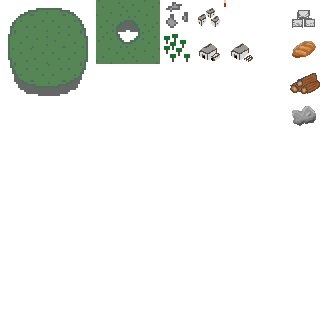
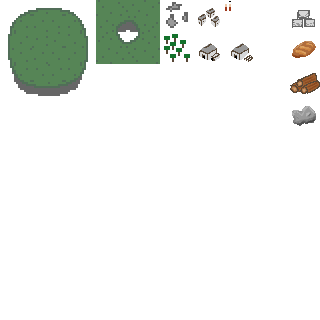
Comparing the layer stacks of the two 320x320 images. Changes:
added layer "Pasted Layer copy #1" above "Pasted Layer copy" over left=229, top=1, right=231, bottom=11
